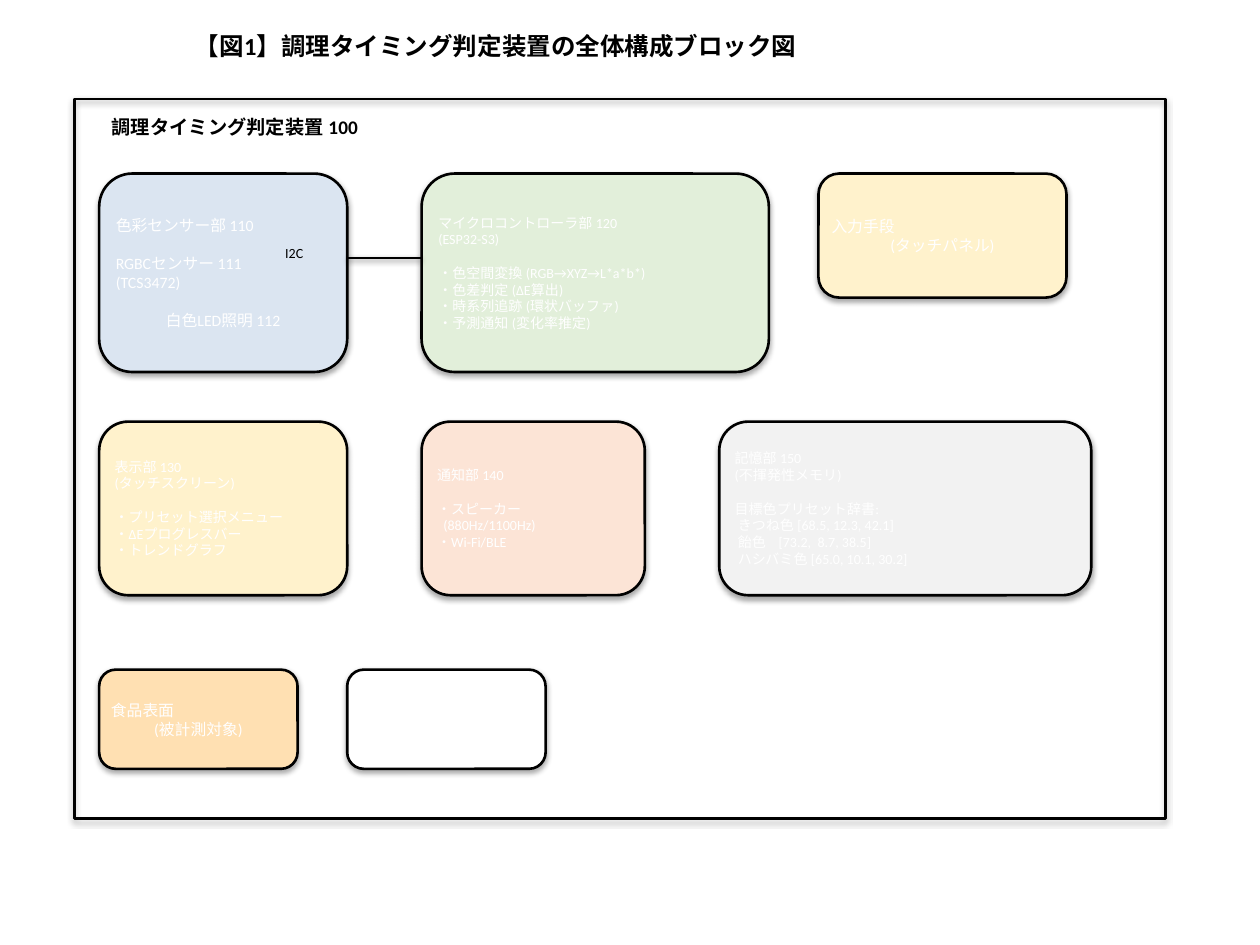
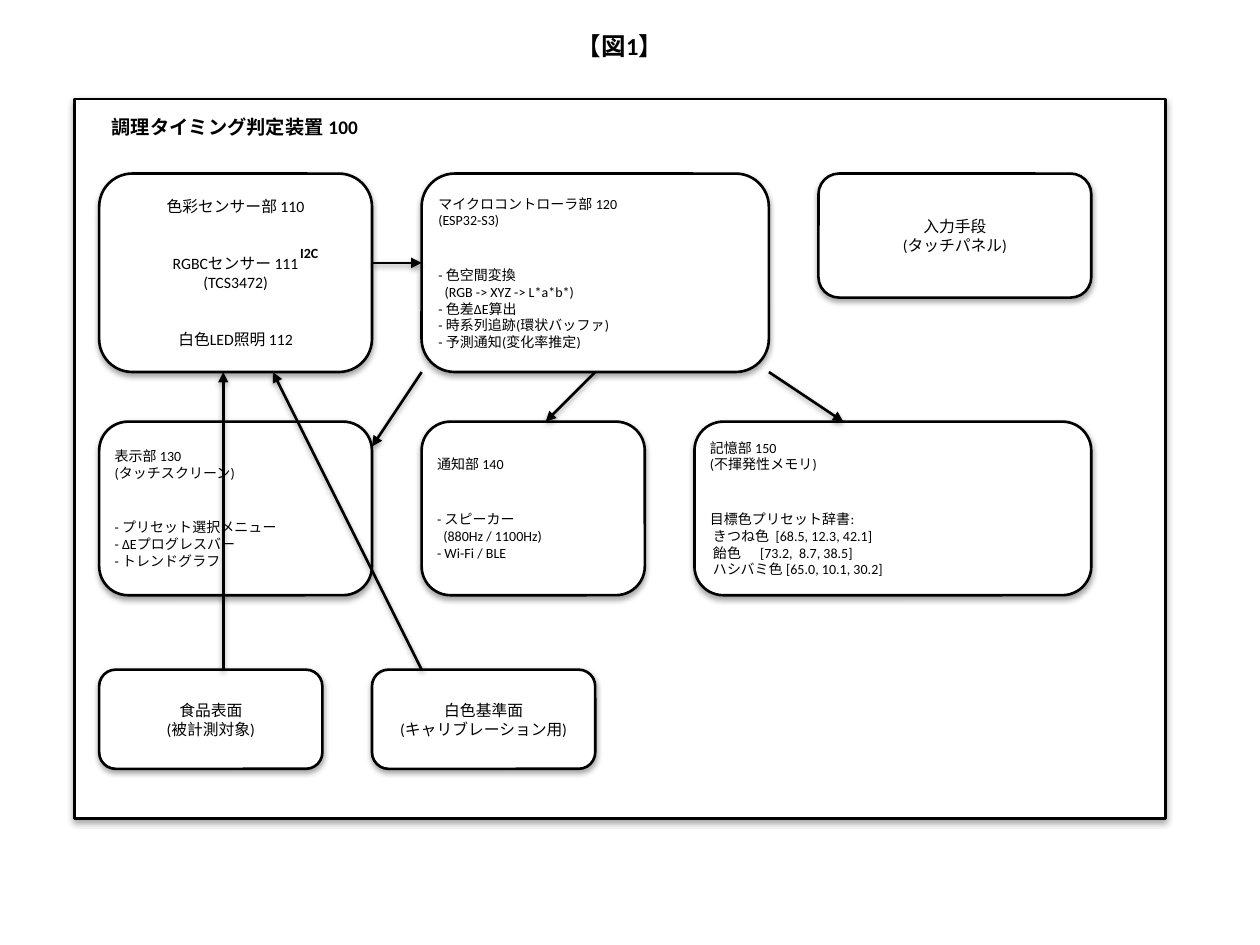
Before and after one commit to bougtoir/medical-accident-its-analysis, a slide deck: slide 1 of color_cooking_concept/filing_docs/patent_figures.pptx. Drawn at 1260x945 pixels with LibreOffice and Linux fonts; fonts in the diff are those of the drawing. Boxes give left, top, right and bottom in pixels: in the first picture for what was removed or moved away, otherwise in the second. Text is boxed around its words. In the diff, an @@ line names an element or a change of style, - is before the commit and + after.

```diff
--- a/color_cooking_concept/filing_docs/patent_figures.pptx
+++ b/color_cooking_concept/filing_docs/patent_figures.pptx
@@ text at <box>577,34,663,58</box>: text changed @@
-【図1】調理タイミング判定装置の全体構成ブロック図
+【図1】
@@ rectangle at <box>74,100,1166,819</box>: fill none to #FFFFFF @@
@@ rounded rectangle "色彩センサー部 110": place and size @@
-rounded rectangle "色彩センサー部 110" at <box>100,174,348,372</box>
+rounded rectangle "色彩センサー部 110" at <box>100,174,373,372</box>
@@ rounded rectangle "色彩センサー部 110" at <box>100,174,373,372</box>: fill #DBE5F1 to #FFFFFF @@
@@ rounded rectangle "マイクロコントローラ部 120" at <box>422,174,770,372</box>: fill #E2EFDA to #FFFFFF @@
@@ rounded rectangle "入力手段" at <box>819,174,1092,297</box>: fill #FFF2CC to #FFFFFF @@
@@ rounded rectangle "入力手段": place and size @@
-rounded rectangle "入力手段" at <box>819,174,1067,297</box>
+rounded rectangle "入力手段" at <box>819,174,1092,297</box>
@@ text in rounded rectangle at <box>167,199,304,347</box>: text added @@
+色彩センサー部 110
+RGBCセンサー 111
+(TCS3472)
+白色LED照明 112
@@ text in rounded rectangle at <box>438,197,617,349</box>: text added @@
+マイクロコントローラ部 120
+(ESP32-S3)
+- 色空間変換
+(RGB -> XYZ -> L*a*b*)
+- 色差ΔE算出
+- 時系列追跡(環状バッファ)
+- 予測通知(変化率推定)
@@ text "I2C": place and size @@
-text "I2C" at <box>285,249,303,258</box>
+text "I2C" at <box>300,249,318,258</box>
@@ text "I2C" at <box>300,249,318,258</box>: bold on @@
@@ text in rounded rectangle at <box>903,218,1007,253</box>: text added @@
+入力手段
+(タッチパネル)
@@ line moved from (348, 258) - (422, 258) to (372, 263) - (422, 263) @@
@@ line (372, 263) - (422, 263): line to arrow @@
@@ arrow added from (223, 669) to (223, 372), #000000 1.5 pt @@
@@ arrow added from (422, 669) to (273, 372), #000000 1.5 pt @@
@@ arrow added from (422, 372) to (372, 446), #000000 1.5 pt @@
@@ arrow added from (595, 372) to (546, 422), #000000 1.5 pt @@
@@ arrow added from (769, 372) to (843, 422), #000000 1.5 pt @@
@@ rounded rectangle "表示部 130": place and size @@
-rounded rectangle "表示部 130" at <box>100,422,348,596</box>
+rounded rectangle "表示部 130" at <box>100,422,373,596</box>
@@ rounded rectangle "表示部 130" at <box>100,422,373,596</box>: fill #FFF2CC to #FFFFFF @@
@@ text in rounded rectangle at <box>115,449,276,567</box>: text added @@
+表示部 130
+(タッチスクリーン)
+- プリセット選択メニュー
+- ΔEプログレスバー
+- トレンドグラフ
@@ rounded rectangle "通知部 140" at <box>422,422,645,596</box>: fill #FCE4D6 to #FFFFFF @@
@@ rounded rectangle "記憶部 150": place and size @@
-rounded rectangle "記憶部 150" at <box>719,422,1091,596</box>
+rounded rectangle "記憶部 150" at <box>694,422,1091,596</box>
@@ rounded rectangle "記憶部 150" at <box>694,422,1091,596</box>: fill #F2F2F2 to #FFFFFF @@
@@ text in rounded rectangle at <box>710,441,882,576</box>: text added @@
+記憶部 150
+(不揮発性メモリ)
+目標色プリセット辞書:
+きつね色 [68.5, 12.3, 42.1]
+飴色 [73.2, 8.7, 38.5]
+ハシバミ色 [65.0, 10.1, 30.2]
@@ text in rounded rectangle at <box>437,457,542,558</box>: text added @@
+通知部 140
+- スピーカー
+(880Hz / 1100Hz)
+- Wi-Fi / BLE
@@ rounded rectangle "食品表面": place and size @@
-rounded rectangle "食品表面" at <box>100,669,297,769</box>
+rounded rectangle "食品表面" at <box>100,669,323,769</box>
@@ rounded rectangle "食品表面" at <box>100,669,323,769</box>: fill #FFE0B2 to #FFFFFF @@
@@ rounded rectangle "白色基準面": place and size @@
-rounded rectangle "白色基準面" at <box>348,669,546,769</box>
+rounded rectangle "白色基準面" at <box>372,669,595,769</box>
@@ text in rounded rectangle at <box>167,702,255,737</box>: text added @@
+食品表面
+(被計測対象)
@@ text in rounded rectangle at <box>400,702,567,737</box>: text added @@
+白色基準面
+(キャリブレーション用)
```
Also in this commit, not shown: 6 other slides changed, 1 other file.
